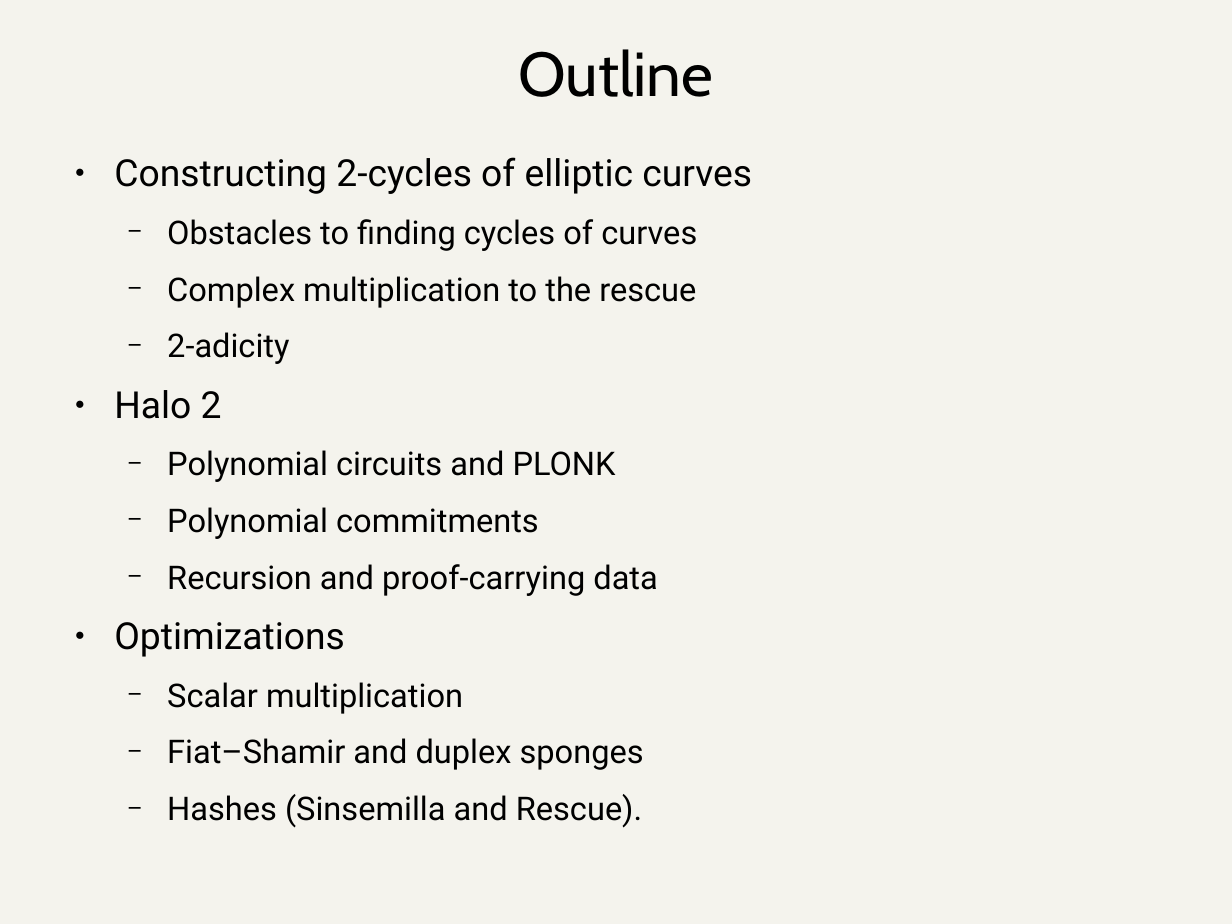
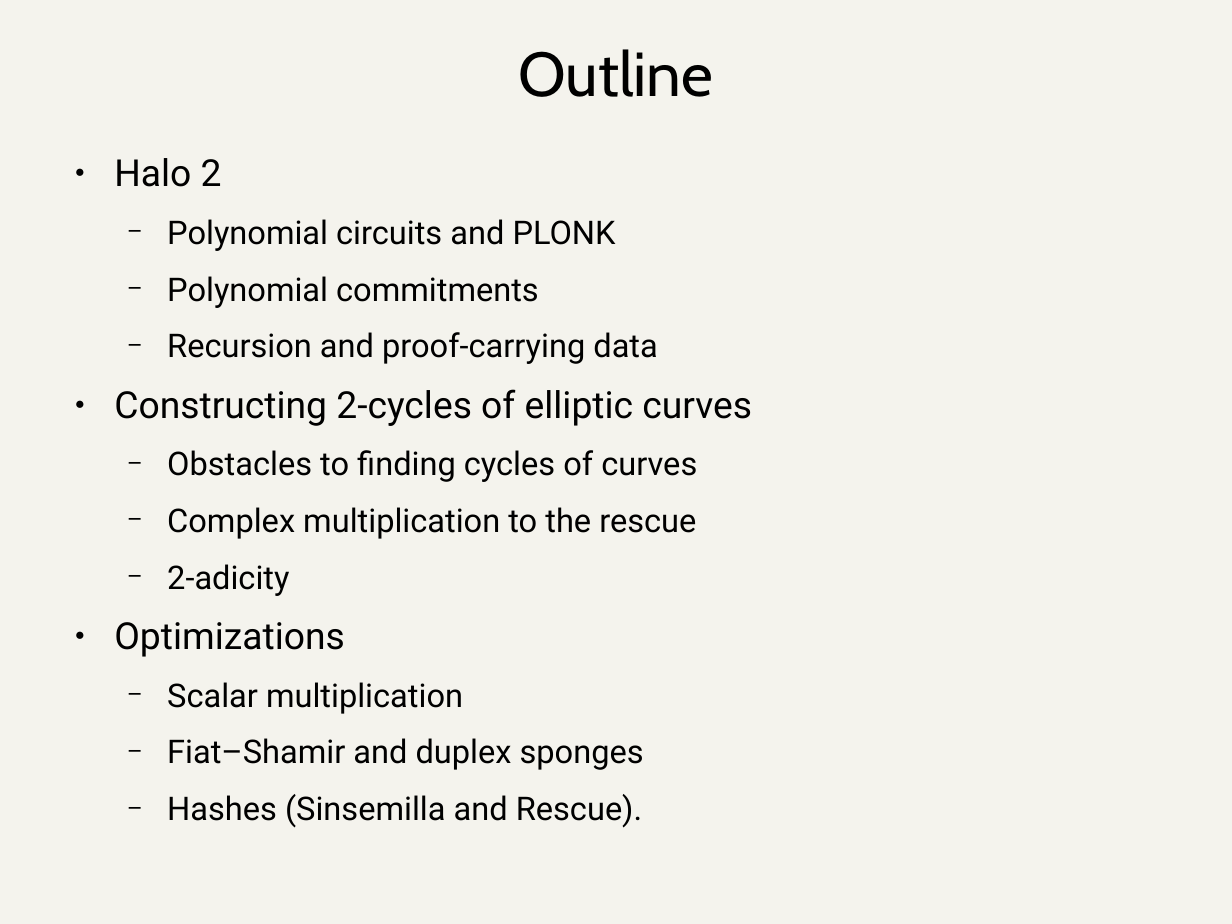
Before and after one commit to daira/halographs, a slide deck: slide 2 of deepdive.odp. Drawn at 1232x924 pixels with LibreOffice and Linux fonts; fonts in the diff are those of the drawing. Boxes give left, top, right and bottom in pixels: in the first picture for what was removed or moved away, otherwise in the second. Text is boxed around its words. In the diff, an @@ line names an element or a change of style, - is before the commit and + after.

Commit message:
Add details about PLONK to deepdive.odp

```diff
--- a/deepdive.odp
+++ b/deepdive.odp
@@ text at (x1=114, y1=158, x2=657, y2=364): paragraphs added @@
+● Halo 2
+  − Polynomial circuits and PLONK
+  − Polynomial commitments
+  − Recursion and proof-carrying data
@@ text at (x1=114, y1=390, x2=657, y2=596): paragraphs removed @@
-● Halo 2
-  − Polynomial circuits and PLONK
-  − Polynomial commitments
-  − Recursion and proof-carrying data
```
Also in this commit, not shown: 4 other slides changed, 8 slides added, 1 slide removed, 1 other file.
